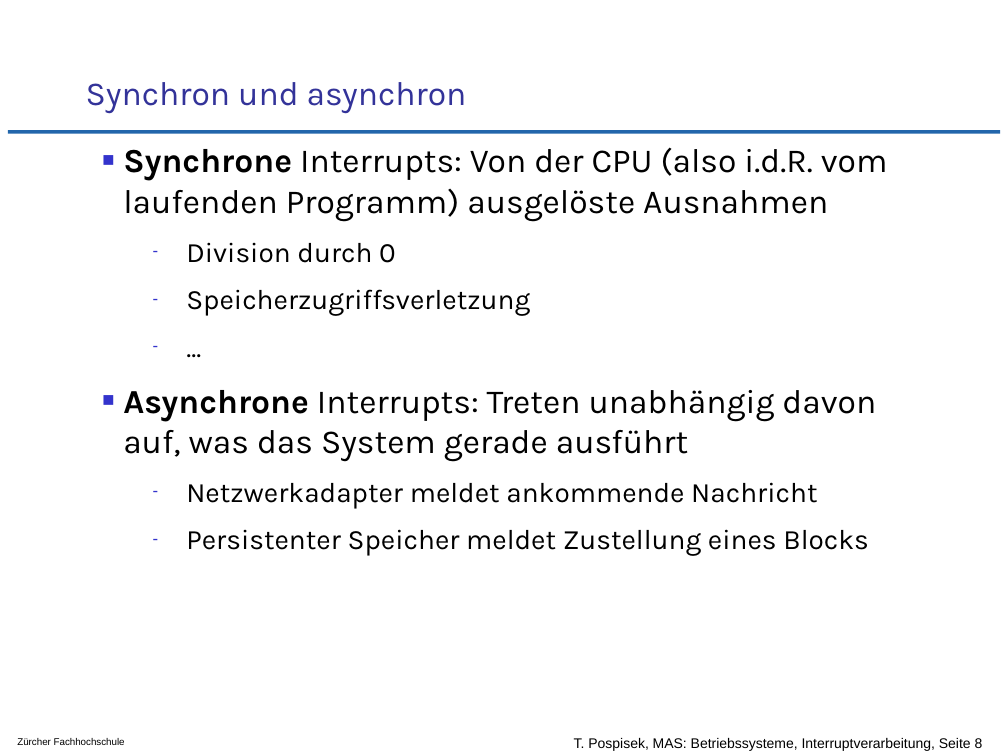
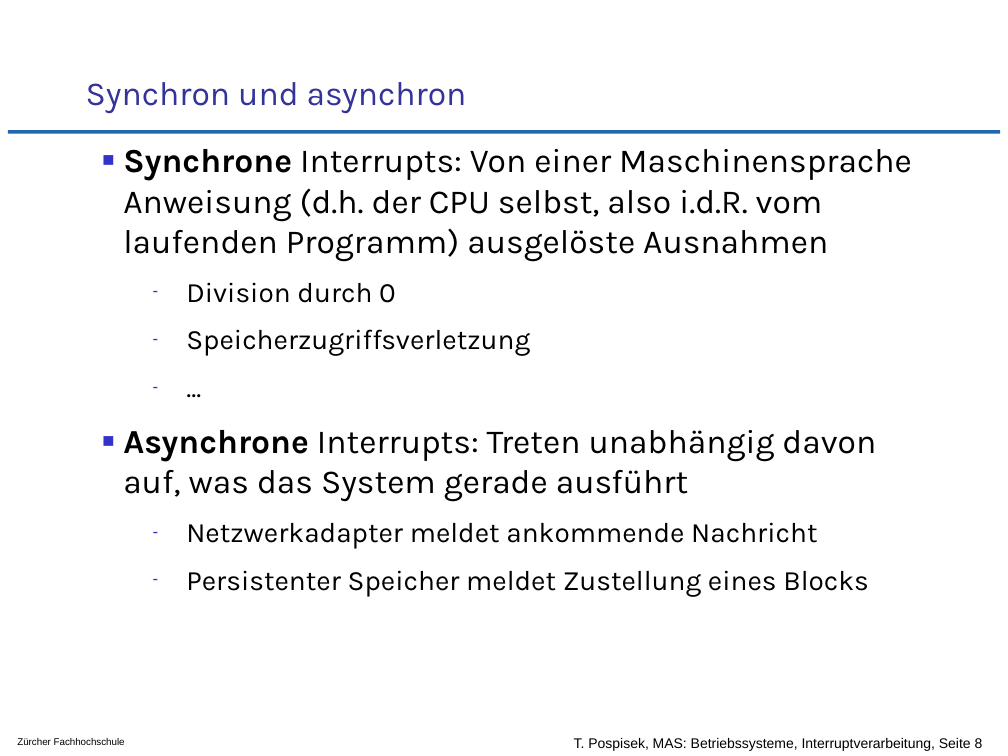
Before and after one commit to tpo/betriebssysteme, a slide deck: slide 8 of 04-3_Interruptverarbeitung_in_Betriebssystemen.odp. Drawn at 1008x756 pixels with LibreOffice and Linux fonts; fonts in the diff are those of the drawing; background and template pictures are left out. Boxes give left, top, right and bottom in pixels: in the first picture for what was removed or moved away, otherwise in the second. Text is boxed around its words. In the diff, an @@ line names an element or a change of style, - is before the commit and + after.

```diff
--- a/04-3_Interruptverarbeitung_in_Betriebssystemen.odp
+++ b/04-3_Interruptverarbeitung_in_Betriebssystemen.odp
@@ text at box(123, 149, 912, 262): text changed @@
-■ Synchrone Interrupts: Von der CPU (also i.d.R. vom laufenden Programm) ausgelöste Ausnahmen
+■ Synchrone Interrupts: Von einer Maschinensprache Anweisung (d.h. der CPU selbst, also i.d.R. vom laufenden Programm) ausgelöste Ausnahmen
```
Also in this commit, not shown: 2 other slides changed, 1 other file.
